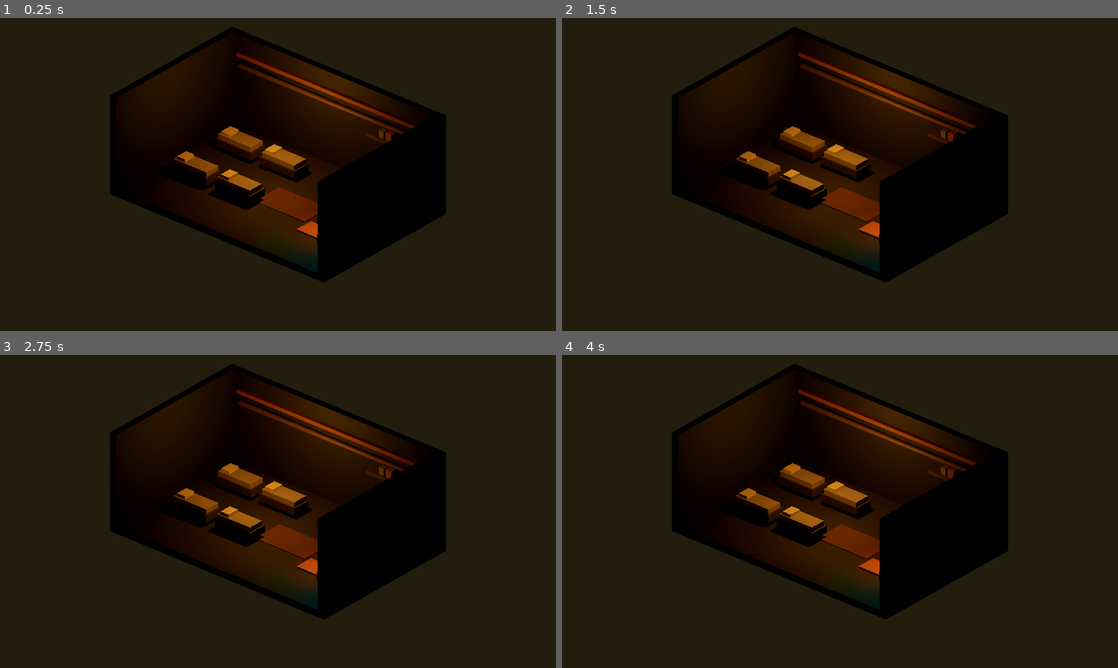
Above: before the commit, frames 1-4 (two rows, left to right).
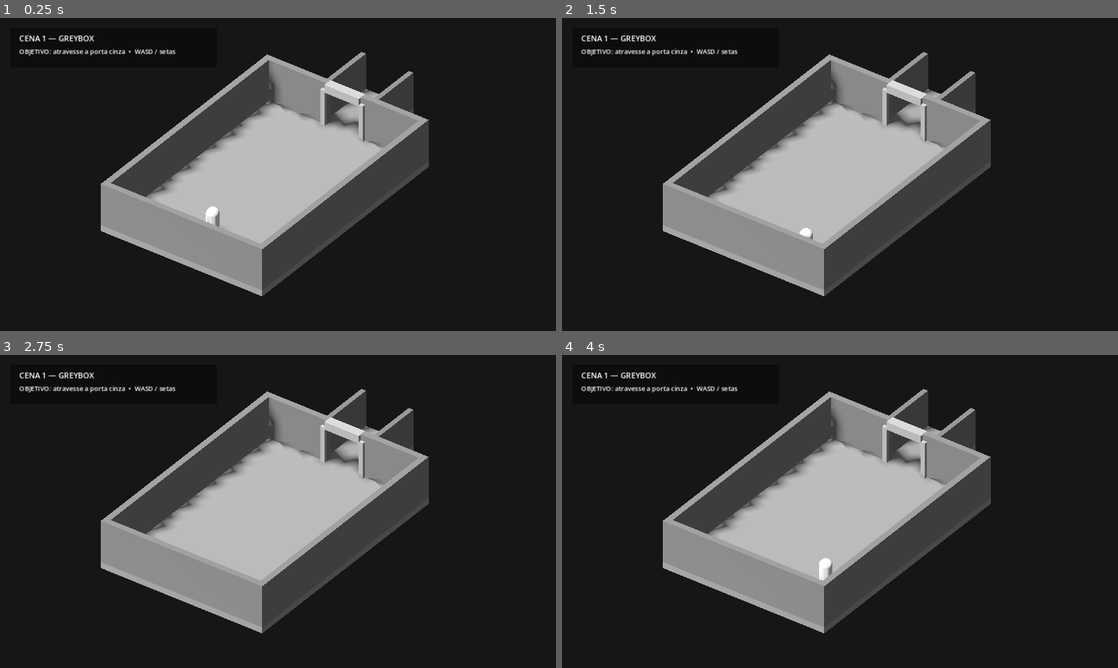
Above: after the commit, the same moments.

Repository: Surgaj/Protocol-Zero
Game: Godot game, scene res://scenes/vertical_slice/scene_01_greybox.tscn
Two runs of this game, one before a commit and one after it. Both use one fixed random seed, a clock stepped at 60 frames per second and the inputs below. Before the commit the project starts from res://scenes/czi07_dormitory.tscn.
Inputs:
- Up to frame 1 (0.25 s): no input
- Up to frame 2 (1.5 s): tap Enter at 0.5 s; hold D 0.53-1.28 s; hold S from 1.28 s (still down)
- Up to frame 3 (2.75 s): tap Space at 2 s; release S at 2.03 s; hold D from 2.03 s (still down)
- Up to frame 4 (4 s): tap Enter at 2.75 s; release D at 2.78 s; hold W 2.78-3.53 s; tap Space at 3.5 s; hold A from 3.53 s (still down)

The runs differ from the first frame. In frame 1, 29% of the frame differs, in the area x 3-78%, y 5-89%; in frame 2, 29%; in frame 3, 29%; in frame 4, 29%.

Commit message:
chore(vertical-slice): boot into scene 1 greybox

Diff:
--- a/godot/project.godot
+++ b/godot/project.godot
@@ -5,7 +5,7 @@
 
 [application]
 config/name="Protocol Zero"
-run/main_scene="res://scenes/czi07_dormitory.tscn"
+run/main_scene="res://scenes/vertical_slice/scene_01_greybox.tscn"
 
 [display]
 window/size/viewport_width=1280
